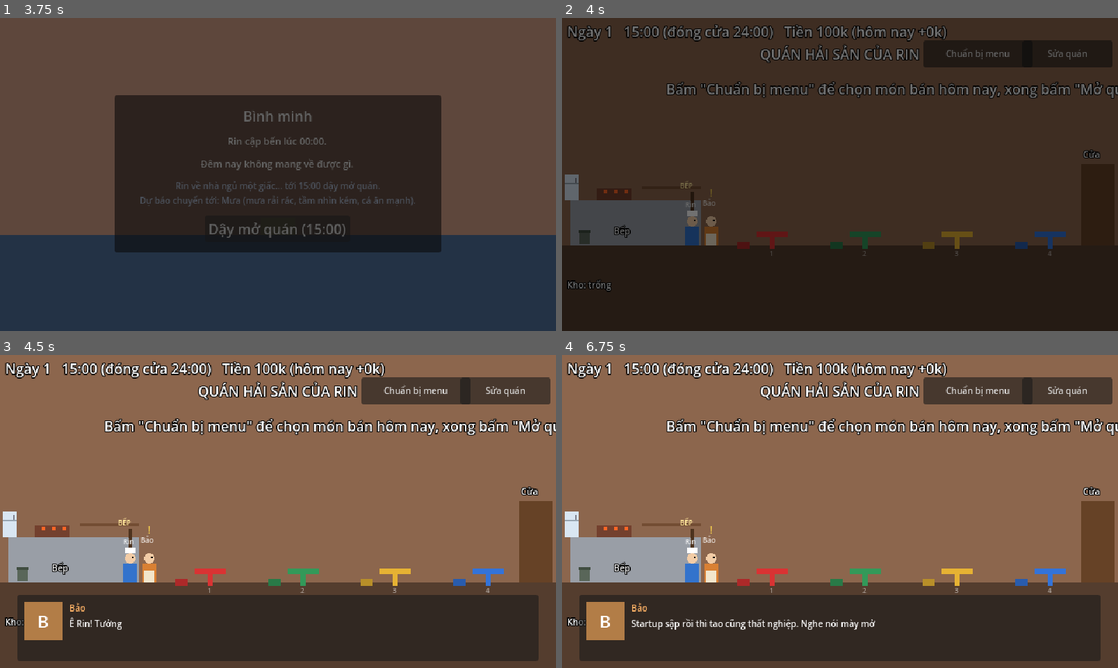
Above: before the commit, frames 1-4 (two rows, left to right).
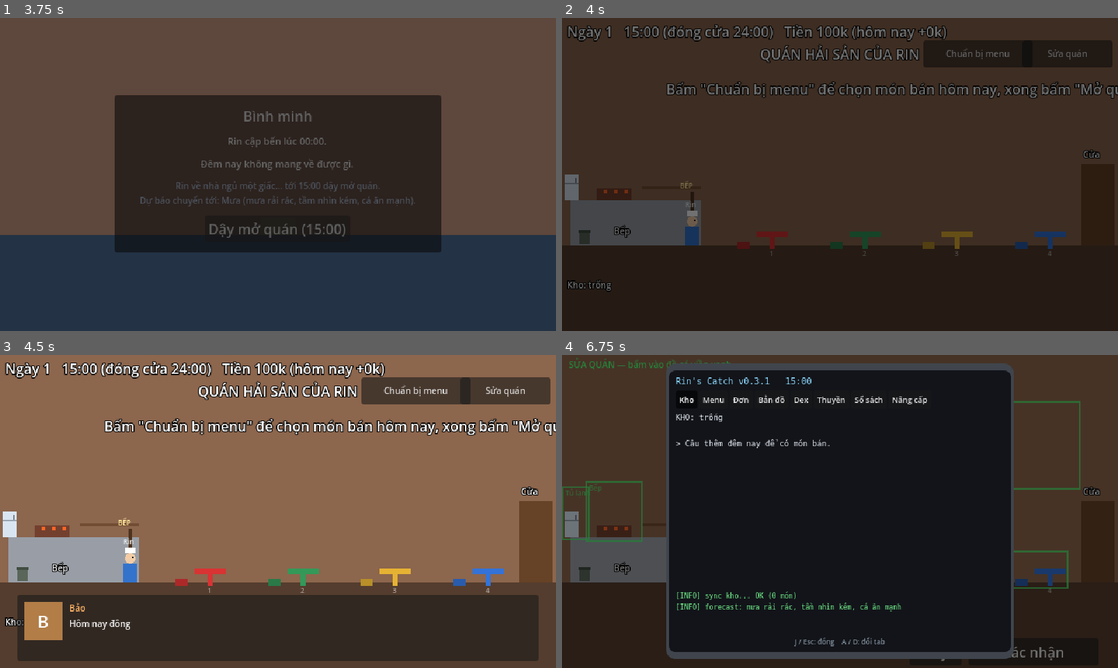
Above: after the commit, the same moments.

Repository: Th1nh2411/tide-then-table
Game: Godot game, scene res://scenes/main_menu/main_menu.tscn
Same seed, same stepped clock (60 frames per second), same inputs: the game is played once before the commit and once after it.
Inputs (mouse positions are in pixels of both pictures, inside the frame that each line leads up to):
- Up to frame 1 (3.75 s): click "Chơi mới" at 0.5 s; tap Enter at 1.25 s; move the mouse to (400, 158) at 1.27 s; hold D (turn_right) 1.28-2 s; hold Space (cast) 1.28-2 s; click (400, 158) at 1.42 s; click "Về nhà ngủ →" at 2 s; drag from (166, 190) to (250, 237) at 2.77 s; click "Dậy mở quán (15:00)" at 3.5 s
- Up to frame 2 (4 s): no input
- Up to frame 3 (4.5 s): move the mouse to (333, 442) at 4.27 s; hold D (turn_right) from 4.28 s (still down); hold E (interact) from 4.28 s (still down)
- Up to frame 4 (6.75 s): release D (turn_right) at 5 s; release E (interact) at 5 s; tap Space (cast) at 5 s; drag from (812, 574) to (673, 464) at 5.02 s; click (1067, 392) at 5.75 s, where only the run after the commit has a clickable "Sửa quán"; move the mouse to (1006, 558) at 6.52 s; hold A (turn_left) from 6.53 s (still down); hold J (open_phone) from 6.53 s (still down)

Frame 1 is identical in both runs. In frame 2, 0.2% of the frame differs, in the area x 25-29%, y 54-73%; in frame 3, 0.4%; in frame 4, 93%, in the area x 0-100%, y 0-100%.

Commit message:
fix(cutscene): keep the cutscene camera disabled until a cutscene plays (restaurant view was shifted)

Diff:
--- /dev/null
+++ b/data/cutscenes/bao_arrival.tres
@@ -0,0 +1,28 @@
+[gd_resource type="Resource" script_class="Cutscene" format=3]
+
+[ext_resource type="Script" path="res://data/resources/cutscene.gd" id="1_cut"]
+
+[resource]
+script = ExtResource("1_cut")
+id = "bao_arrival"
+script_text = "# Hết ca ngày 1: Rin vừa nấu vừa bưng một mình. Bảo đẩy cửa bước vào.
+camera room_view 0 1
+spawn Rin rin rin_spot 1.6
+face Rin right
+narrate \"Quán vừa vãn khách. Cửa kêu kẽo kẹt.\"
+spawn Bao bao door 1.6
+face Bao left
+move_to Bao bao_stop 2.0
+emote Rin ! 1.0
+speak Bảo \"Ê Rin! Tưởng mày bỏ nghề code luôn rồi chứ.\"
+speak Rin \"...Bảo? Sao mày tìm được tới đây?\"
+speak Bảo \"Startup sập rồi thì tao cũng thất nghiệp. Nghe nói mày mở quán ở quê ông nội.\"
+emote Bao ... 1.0
+speak Bảo \"Hồi chiều tao đứng ngoài coi. Mày vừa nấu vừa bưng, chạy muốn hụt hơi.\"
+speak Bảo \"Cho tao làm phục vụ đi. Bưng bê dọn dẹp tao lo, mày lo nấu.\"
+speak Rin \"...Lương thấp lắm đó.\"
+emote Bao note 1.0
+speak Bảo \"Có cơm ăn là được. Mà cái app Rin's Catch, mày vẫn xài hả? Tao tưởng xoá rồi.\"
+speak Rin \"Còn xài. Mai bắt đầu làm nha.\"
+set_flag bao_joined
+pause 0.4"
--- a/data/dialogues/bao_reunion.tres
+++ /dev/null
@@ -1,14 +0,0 @@
-[gd_resource type="Resource" script_class="Dialogue" format=3]
-
-[ext_resource type="Script" path="res://data/resources/dialogue.gd" id="1_dlg"]
-
-[resource]
-script = ExtResource("1_dlg")
-id = "bao_reunion"
-priority = 10
-script_text = "Bảo: Ê Rin! Tưởng mày bỏ nghề code luôn rồi chứ.
-Rin: ...Bảo? Sao mày tìm được tới đây?
-Bảo: Startup sập rồi thì tao cũng thất nghiệp. Nghe nói mày mở quán ở quê ông nội.
-Bảo: Cho tao làm phục vụ đi. Bưng bê dọn dẹp tao lo, mày lo nấu.
-Rin: ...Lương thấp lắm đó.
-Bảo: Có cơm ăn là được. Với lại cái app Rin's Catch, mày vẫn xài hả? Tao tưởng xoá rồi."
--- a/scenes/cutscene/cutscene_actor.gd
+++ b/scenes/cutscene/cutscene_actor.gd
@@ -1,7 +1,7 @@
 class_name CutsceneActor
 extends Node2D
 ## A character placed by a cutscene (placeholder drawing by `kind`: "rin",
-## "cat", "crate"). Walks with a small bob, faces left/right and shows emote
+## "bao", "cat", "crate"). Walks with a small bob, faces left/right and shows emote
 ## bubbles (! ? ... heart note) over its head. Runs while the tree is paused.
 
 @export var kind: String = "rin"
@@ -52,6 +52,8 @@
 	match kind:
 		"rin":
 			_draw_person(Color(0.2, 0.45, 0.8))
+		"bao":
+			_draw_person(Color(0.85, 0.5, 0.2))
 		"cat":
 			_draw_cat()
 		"crate":
@@ -88,7 +90,7 @@
 
 
 func _draw_emote() -> void:
-	var at := Vector2(-6, -36 if kind == "rin" else -26)
+	var at := Vector2(-6, -36 if kind == "rin" or kind == "bao" else -26)
 	draw_rect(Rect2(at, Vector2(12, 10)), Color(1, 1, 1, 0.95))
 	draw_colored_polygon(PackedVector2Array([at + Vector2(3, 10), at + Vector2(7, 10), at + Vector2(4, 13)]),
 		Color(1, 1, 1, 0.95))
--- a/scenes/cutscene/cutscene_player.gd
+++ b/scenes/cutscene/cutscene_player.gd
@@ -11,8 +11,8 @@
 
 @export var markers: Node2D
 @export var day_tint: DayTint
-## HUD layers hidden while a cutscene plays.
-@export var hidden_layers: Array[CanvasLayer] = []
+## Nodes hidden while a cutscene plays (HUD layers, the player character...).
+@export var hidden_nodes: Array[Node] = []
 @export var name_max_length: int = 12
 
 var playing: bool = false
@@ -31,6 +31,9 @@
 func _ready() -> void:
 	process_mode = Node.PROCESS_MODE_ALWAYS
 	_camera = Camera2D.new()
+	# Off until a cutscene plays: in a scene without a camera (restaurant) an
+	# enabled Camera2D becomes current by itself and shifts the whole view.
+	_camera.enabled = false
 	add_child(_camera)
 	var fade_layer := CanvasLayer.new()
 	fade_layer.layer = 23  # under the dialogue box (24)
@@ -52,12 +55,20 @@
 	_dialogue.hold_pause = true
 	var was_paused := get_tree().paused
 	get_tree().paused = true
-	for layer in hidden_layers:
-		layer.visible = false
+	var shown: Array[Node] = []
+	for node in hidden_nodes:
+		if node.get("visible"):
+			shown.append(node)
+			node.set("visible", false)
 	_previous_camera = get_viewport().get_camera_2d()
 	if _previous_camera:
 		_camera.global_position = _previous_camera.get_screen_center_position()
 		_camera.zoom = _previous_camera.zoom
+	else:
+		# UI scenes (restaurant) have no camera: start on the plain view.
+		_camera.global_position = get_viewport_rect().size * 0.5
+		_camera.zoom = Vector2.ONE
+	_camera.enabled = true
 	_camera.make_current()
 
 	var commands := CutsceneScript.parse(cutscene.script_text)
@@ -76,10 +87,12 @@
 	_actors.clear()
 	_dialogue.hold_pause = false
 	_dialogue.hide()
-	for layer in hidden_layers:
-		layer.visible = true
+	for node in shown:
+		node.set("visible", true)
 	if _previous_camera:
 		_previous_camera.make_current()
+	else:
+		_camera.enabled = false
 	get_tree().paused = was_paused
 	playing = false
 	finished.emit()
@@ -100,6 +113,8 @@
 		"fade_in":
 			await _fade_to(0.0, _float(args, 0, 1.0))
 		"tint":
+			if day_tint == null:
+				return ""
 			match args[0]:
 				"dawn":
 					day_tint.color = day_tint.dawn_color
@@ -113,6 +128,7 @@
 			var actor := CutsceneActor.new()
 			actor.kind = args[1]
 			actor.position = _marker(args[2])
+			actor.scale = Vector2.ONE * _float(args, 3, 1.0)
 			add_child(actor)
 			_actors[args[0]] = actor
 		"move_to":
--- a/scenes/restaurant/customer_manager.gd
+++ b/scenes/restaurant/customer_manager.gd
@@ -165,7 +165,7 @@
 
 ## Bảo: carry the oldest order that has a plate, else clean a table.
 func _assign_waiter() -> void:
-	if not waiter.is_idle():
+	if not Waiter.is_hired() or not waiter.is_idle():
 		return
 	var found := shelf.next_delivery(waiting)
 	if not found.is_empty():
--- a/scenes/restaurant/restaurant_scene.gd
+++ b/scenes/restaurant/restaurant_scene.gd
@@ -30,6 +30,8 @@
 @export var message_seconds: float = 1.5
 ## Fridge upgrade: its value is the freshness lost overnight.
 @export var fridge_upgrade: UpgradeData
+## Cutscenes that can play after the summary (first eligible one, once).
+@export var after_shift_cutscenes: Array[Cutscene] = []
 ## After closing, waiting customers get this long to still be served.
 @export var closing_grace_seconds: float = 15.0
 
@@ -64,6 +66,8 @@
 @onready var _close_early_button: Button = %CloseEarlyButton
 @onready var _renovation: RenovationMode = $RenovationMode
 @onready var _props: ShelfDisplay = $ShelfDisplay
+@onready var _waiter: Waiter = $Waiter
+@onready var _cutscene: CutscenePlayer = $CutscenePlayer
 @onready var _rin: RinWalker = $RinWalker
 @onready var _kitchen_view: KitchenView = $KitchenView
 
@@ -98,6 +102,7 @@
 	_close_early_button.pressed.connect(func() -> void: _end_shift("Đóng quán sớm"))
 	_close_early_button.hide()
 
+	_waiter.visible = Waiter.is_hired()  # day 1: Rin is alone
 	_regular_visits = FishOrders.reserve_for_shift(menu)
 	(%Decor as RestaurantDecor).setup(_customers.decor_level())
 	_rin.kitchen_requested.connect(_open_kitchen)
@@ -292,6 +297,10 @@
 ## Summary closed: the evening is free — upgrade, repair, then sail.
 func _on_continue_pressed() -> void:
 	_summary_panel.hide()
+	var scene := DialogueLibrary.pick(after_shift_cutscenes) as Cutscene
+	if scene:
+		await _cutscene.play(scene)
+		_waiter.visible = Waiter.is_hired()
 	_renovate_button.show()
 	_sail_button.show()
 	_tutorial.on_evening()
@@ -313,8 +322,9 @@
 
 ## People, panels and pinned buttons (hidden while renovating).
 func _set_room_ui_visible(on: bool) -> void:
-	for node: CanvasItem in [$CustomerLayer, $Waiter, $RinWalker, $HUD]:
+	for node: CanvasItem in [$CustomerLayer, $RinWalker, $HUD]:
 		node.visible = on
+	_waiter.visible = on and Waiter.is_hired()
 	_menu_panel.visible = false
 	_menu_button.visible = on and not _shift_running and not _shift_over
 	_sail_button.visible = on and _shift_over
--- a/scenes/restaurant/restaurant_scene.tscn
+++ b/scenes/restaurant/restaurant_scene.tscn
@@ -26,7 +26,6 @@
 [ext_resource type="Script" path="res://scenes/restaurant/kitchen_view.gd" id="25_kview"]
 [ext_resource type="Script" path="res://scenes/restaurant/renovation_mode.gd" id="26_reno"]
 [ext_resource type="Script" path="res://scenes/common/talker.gd" id="27_talker"]
-[ext_resource type="Resource" path="res://data/dialogues/bao_reunion.tres" id="28_dlg1"]
 [ext_resource type="Resource" path="res://data/dialogues/bao_app.tres" id="29_dlg2"]
 [ext_resource type="Resource" path="res://data/dialogues/bao_cat.tres" id="30_dlg3"]
 [ext_resource type="Resource" path="res://data/dialogues/bao_omen.tres" id="31_dlg4"]
@@ -35,6 +34,9 @@
 [ext_resource type="Resource" path="res://data/dialogues/cat_first.tres" id="34_cat1"]
 [ext_resource type="Resource" path="res://data/dialogues/cat_warm.tres" id="35_cat2"]
 [ext_resource type="Resource" path="res://data/dialogues/cat_omen.tres" id="36_cat3"]
+[ext_resource type="Script" path="res://scenes/cutscene/cutscene_player.gd" id="37_cutscene"]
+[ext_resource type="Resource" path="res://data/cutscenes/bao_arrival.tres" id="38_bao"]
+[ext_resource type="Script" path="res://data/resources/cutscene.gd" id="39_cutdata"]
 
 [node name="RestaurantScene" type="Control"]
 layout_mode = 3
@@ -44,6 +46,7 @@
 grow_horizontal = 2
 grow_vertical = 2
 script = ExtResource("1_rest")
+after_shift_cutscenes = Array[ExtResource("39_cutdata")]([ExtResource("38_bao")])
 menu = ExtResource("4_menu")
 fish_catalog = ExtResource("6_fish")
 fridge_upgrade = ExtResource("11_fridgeup")
@@ -191,7 +194,7 @@
 [node name="Talker" type="Node" parent="Waiter"]
 script = ExtResource("27_talker")
 display_name = "Bảo"
-dialogues = Array[ExtResource("32_dlgdata")]([ExtResource("28_dlg1"), ExtResource("29_dlg2"), ExtResource("30_dlg3"), ExtResource("31_dlg4")])
+dialogues = Array[ExtResource("32_dlgdata")]([ExtResource("29_dlg2"), ExtResource("30_dlg3"), ExtResource("31_dlg4")])
 idle_lines = Array[String](["Hôm nay đông khách ghê.", "Nhớ hồi tụi mình code xuyên đêm không? Giờ thì rửa chén xuyên đêm.", "Mai câu con gì to to về nha.", "Khách bàn 2 khen món mày nấu đó.", "Tao vẫn giữ con server cũ, tiếc quá không nỡ bán."])
 
 [node name="RinWalker" type="Control" parent="." node_paths=PackedStringArray("tables")]
@@ -401,4 +404,23 @@
 customers = NodePath("../CustomerManager")
 menu = ExtResource("4_menu")
 
+[node name="CutsceneMarkers" type="Node2D" parent="."]
+
+[node name="room_view" type="Marker2D" parent="CutsceneMarkers"]
+position = Vector2(320, 180)
+
+[node name="rin_spot" type="Marker2D" parent="CutsceneMarkers"]
+position = Vector2(300, 262)
+
+[node name="door" type="Marker2D" parent="CutsceneMarkers"]
+position = Vector2(610, 262)
+
+[node name="bao_stop" type="Marker2D" parent="CutsceneMarkers"]
+position = Vector2(350, 262)
+
+[node name="CutscenePlayer" type="Node2D" parent="." node_paths=PackedStringArray("markers", "hidden_nodes")]
+script = ExtResource("37_cutscene")
+markers = NodePath("../CutsceneMarkers")
+hidden_nodes = [NodePath("../HUD"), NodePath("../RinWalker"), NodePath("../Waiter"), NodePath("../CustomerLayer")]
+
 [node name="PhoneApp" parent="." instance=ExtResource("16_phone")]
--- a/scenes/restaurant/restaurant_tutorial.gd
+++ b/scenes/restaurant/restaurant_tutorial.gd
@@ -50,8 +50,8 @@
 		Step.COOK:
 			if not customers.shelf.plates.is_empty():
 				_step = Step.SERVE
-				tip_requested.emit("Món lên kệ rồi! Bấm E để ra khỏi bếp. Bảo sẽ tự bưng cho khách vào trước.")
+				tip_requested.emit("Món lên kệ rồi! Hôm nay chưa ai phụ: chọn món trên kệ -> \"Rin cầm ra bưng\", tới đúng bàn bấm E.")
 		Step.SERVE:
 			if not customers.tables.dirty_seats().is_empty():
 				_step = Step.CLEAN
-				tip_requested.emit("Khách ăn xong để lại bàn bẩn. Bảo sẽ dọn, hoặc đứng cạnh bàn bấm E để Rin dọn.")
+				tip_requested.emit("Khách ăn xong để lại bàn bẩn: đứng cạnh bàn bấm E để dọn, dọn rồi mới có khách mới ngồi.")
--- a/scenes/restaurant/waiter.gd
+++ b/scenes/restaurant/waiter.gd
@@ -9,6 +9,8 @@
 signal cleaned(seat: int)
 
 enum Job { NONE, CARRY, CLEAN, RETURN }
+
+const HIRED_FLAG: String = "bao_joined"
 
 @export var display_name: String = "Bảo"
 @export var speed: float = 100.0
@@ -32,6 +34,11 @@
 	mouse_filter = Control.MOUSE_FILTER_IGNORE
 	set_anchors_preset(Control.PRESET_FULL_RECT)
 	_x = shelf_x
+
+
+## Bảo works here from day 2 (joins in the cutscene after day 1's shift).
+static func is_hired() -> bool:
+	return GameState.has_flag(HIRED_FLAG) or GameState.day > 1
 
 
 ## Free and standing at the shelf.
--- a/scenes/sea/sea_scene.tscn
+++ b/scenes/sea/sea_scene.tscn
@@ -555,10 +555,10 @@
 [node name="rin_pet" type="Marker2D" parent="CutsceneMarkers"]
 position = Vector2(1006, 1178)
 
-[node name="CutscenePlayer" type="Node2D" parent="." node_paths=PackedStringArray("markers", "day_tint", "hidden_layers")]
+[node name="CutscenePlayer" type="Node2D" parent="." node_paths=PackedStringArray("markers", "day_tint", "hidden_nodes")]
 script = ExtResource("45_cutscene")
 markers = NodePath("../CutsceneMarkers")
 day_tint = NodePath("../DayTint")
-hidden_layers = [NodePath("../SeaHud"), NodePath("../MarkerLayer")]
+hidden_nodes = [NodePath("../SeaHud"), NodePath("../MarkerLayer")]
 
 [node name="PhoneApp" parent="." instance=ExtResource("33_phone")]
--- a/scenes/test/restaurant_test.gd
+++ b/scenes/test/restaurant_test.gd
@@ -49,6 +49,13 @@
 	tables.free()
 	for order in [first, second, no_plate]:
 		order.free()
+	# The restaurant has no camera; nothing (e.g. the cutscene camera) may
+	# become current by itself, or the view shifts to the top-left corner.
+	var room: Node = load("res://scenes/restaurant/restaurant_scene.tscn").instantiate()
+	add_child(room)
+	await get_tree().process_frame
+	_check("restaurant view not moved by a camera", get_viewport().get_camera_2d() == null)
+	room.queue_free()
 	print("Restaurant: %s" % ("TẤT CẢ PASS" if _failures == 0 else "%d FAIL" % _failures))
 
 
--- a/systems/dialogue/cutscene_script.gd
+++ b/systems/dialogue/cutscene_script.gd
@@ -6,7 +6,7 @@
 ##   fade_out <s> / fade_in <s>        screen to black / back
 ##   tint dawn|night|day               world color
 ##   camera <marker> [s] [zoom]        move the cutscene camera to a marker
-##   spawn <actor> <kind> <marker>     kinds: rin, cat, crate
+##   spawn <actor> <kind> <marker> [scale]   kinds: rin, bao, cat, crate
 ##   move_to <actor> <marker> <s>      walk there (waits)
 ##   face <actor> left|right
 ##   emote <actor> !|?|...|heart|note [s]
Not shown, changed: CLAUDE.md
Not shown, changed: PLAN.md
